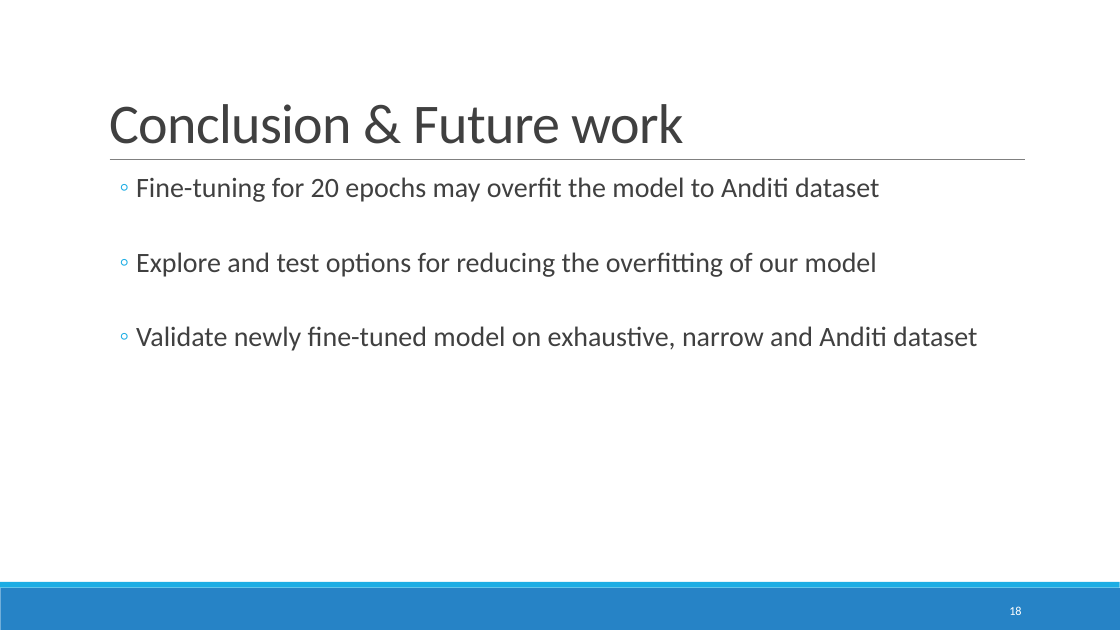
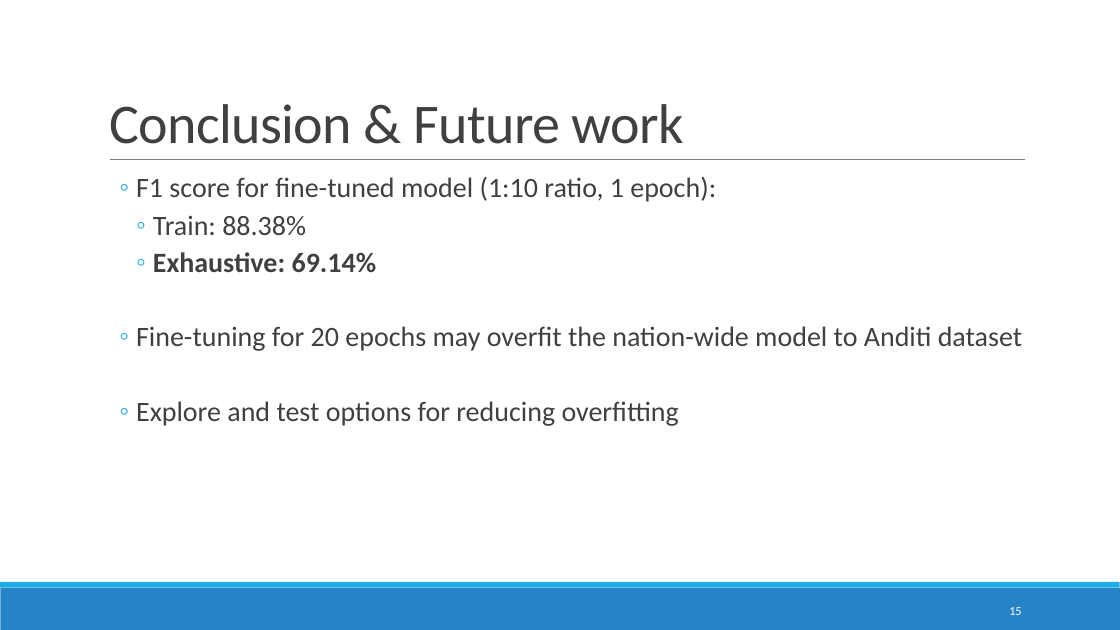
Before and after one commit to DomJamb/school_mapping, a slide deck: slide 15 of presentations/16.1/School mapping in ESRI imagery.pptx (slide 18 before the commit). Drawn at 1120x630 pixels with LibreOffice and Linux fonts; fonts in the diff are those of the drawing. Boxes give left, top, right and bottom in pixels: in the first picture for what was removed or moved away, otherwise in the second. Text is boxed around its words. In the diff, an @@ line names an element or a change of style, - is before the commit and + after.

```diff
--- a/presentations/16.1/School mapping in ESRI imagery.pptx
+++ b/presentations/16.1/School mapping in ESRI imagery.pptx
@@ text at bbox=[136, 176, 1022, 426]: text changed @@
-  ◦ Fine-tuning for 20 epochs may overfit the model to Anditi dataset
-  ◦ Explore and test options for reducing the overfitting of our model
-  ◦ Validate newly fine-tuned model on exhaustive, narrow and Anditi dataset
+  ◦ F1 score for fine-tuned model (1:10 ratio, 1 epoch):
+    ◦ Train: 88.38%
+    ◦ Exhaustive: 69.14%
+  ◦ Fine-tuning for 20 epochs may overfit the nation-wide model to Anditi dataset
+  ◦ Explore and test options for reducing overfitting
@@ page number at bbox=[1009, 607, 1021, 615]: text changed @@
-18
+15
```
Also in this commit, not shown: 8 other slides changed, 3 slides removed, 1 other file.
